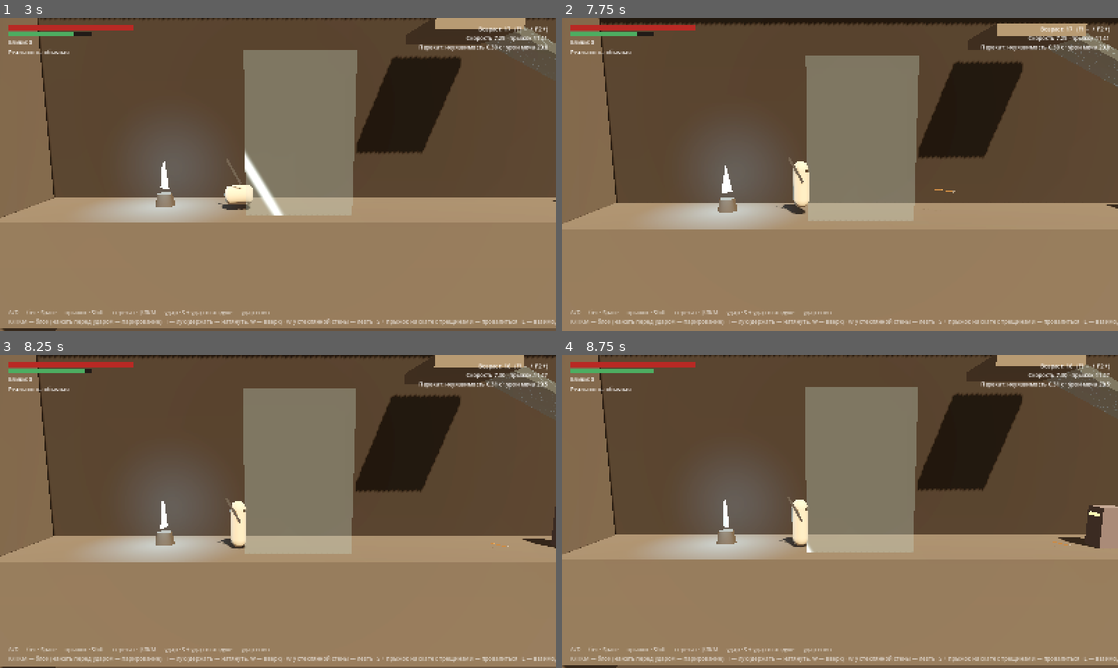
Above: before the commit, frames 1-4 (two rows, left to right).
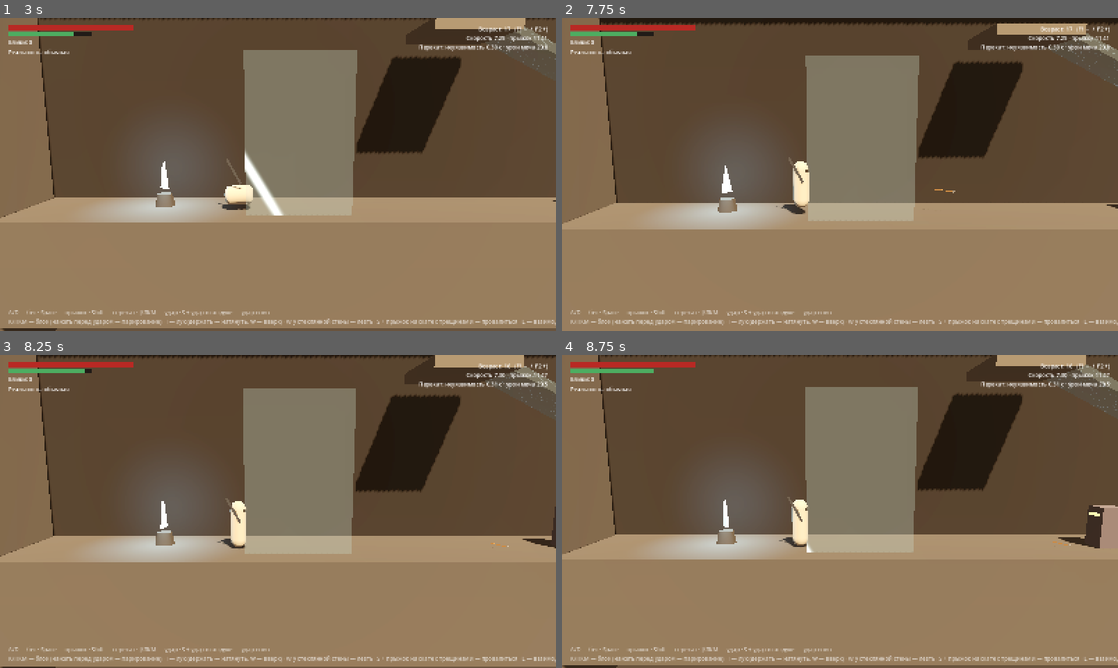
Above: after the commit, the same moments.

Repository: lSiool/mirror_souls
Game: Godot game, scene res://main.tscn
Same seed, same stepped clock (60 frames per second), same inputs: the game is played once before the commit and once after it.
Inputs:
- Up to frame 1 (3 s): hold D (move_right) 0.53-1.28 s; tap J (attack) at 0.6 s; tap Space (jump) at 0.77, 1.52 s; hold F1 (debug_age_down) 1.28-2.03 s; tap K (block) at 1.35 s; hold D (move_right) 2.03-2.78 s; tap E (interact) at 2.1 s; hold F2 (debug_age_up) from 2.78 s (still down); tap Shift (roll) at 2.85 s
- Up to frame 2 (7.75 s): tap Space (jump) at 3.02, 3.77, 4.52, 6.02, 6.77, 7.52 s; release F2 (debug_age_up) at 3.53 s; hold I (shoot) 3.53-4.28 s; hold A (move_left) 3.53-5.03 s; tap J (attack) at 4.35 s; hold F1 (debug_age_down) 5.03-5.78 s; hold K (block) 5.03-5.78 s; hold D (move_right) 5.78-6.53 s; tap E (interact) at 5.85 s; hold F2 (debug_age_up) 6.53-7.28 s; tap Shift (roll) at 6.6 s; hold D (move_right) from 7.28 s (still down); tap I (shoot) at 7.35 s
- Up to frame 3 (8.25 s): release D (move_right) at 8.03 s; hold F1 (debug_age_down) from 8.03 s (still down); tap J (attack) at 8.1 s
- Up to frame 4 (8.75 s): keep holding F1 (debug_age_down)

Frame 1 is identical in both runs. In frame 2, less than 0.1% of the frame differs, in the area x 8-95%, y 5-63%; in frame 3, less than 0.1%; in frame 4, less than 0.1%.

Commit message:
feat: chandelier, ice stalactite, arrow board and ceiling crawler in room 001
Co-Authored-By: Claude Opus 5.5 <noreply@anthropic.com>
Claude-Session: https://claude.ai/code/session_01Fv2qucwL9WcP8G16QQ3Bmc

Diff:
--- a/world/rooms/room_001.tscn
+++ b/world/rooms/room_001.tscn
@@ -10,6 +10,7 @@
 [ext_resource type="PackedScene" path="res://actors/enemies/dummy.tscn" id="8_dummy"]
 [ext_resource type="PackedScene" path="res://world/hazards/spikes.tscn" id="9_spikes"]
 [ext_resource type="PackedScene" path="res://actors/enemies/glass_crawler.tscn" id="10_crawler"]
+[ext_resource type="Script" path="res://world/props/hanging_prop.gd" id="11_hanging"]
 
 [sub_resource type="StandardMaterial3D" id="Mat_stone"]
 albedo_color = Color(0.36, 0.35, 0.34, 1)
@@ -22,6 +23,10 @@
 [sub_resource type="StandardMaterial3D" id="Mat_back"]
 albedo_color = Color(0.17, 0.16, 0.16, 1)
 roughness = 1.0
+
+[sub_resource type="StandardMaterial3D" id="Mat_wood"]
+albedo_color = Color(0.5, 0.34, 0.2, 1)
+roughness = 0.85
 
 [sub_resource type="Resource" id="FlipX_main"]
 script = ExtResource("5_flip")
@@ -95,6 +100,18 @@
 use_collision = true
 size = Vector3(2.5, 0.4, 3)
 material = SubResource("Mat_platform")
+
+[node name="ArrowBoard" type="CSGBox3D" parent="Geometry" groups=["arrow_soft"]]
+position = Vector3(23.85, 3, 0)
+use_collision = true
+size = Vector3(0.3, 4.4, 2)
+material = SubResource("Mat_wood")
+
+[node name="SecretLedge" type="CSGBox3D" parent="Geometry"]
+position = Vector3(20.1, 3.4, 0.2)
+use_collision = true
+size = Vector3(2.2, 0.4, 1.6)
+material = SubResource("Mat_wood")
 
 [node name="BackWall" type="CSGBox3D" parent="Geometry"]
 position = Vector3(0, 4, -2.5)
@@ -183,6 +200,30 @@
 non_lethal = true
 source_glass = NodePath("../../Glass/NicheGlassMurky")
 
+[node name="SecretChest" parent="Objects" groups=["normal_only"] instance=ExtResource("7_chest")]
+position = Vector3(20.1, 3.6, 0)
+reward = 80
+flag_id = &"room_001_secret_chest"
+
+[node name="Chandelier" type="Node3D" parent="Objects"]
+position = Vector3(11, 9, 0)
+script = ExtResource("11_hanging")
+rope_length = 4.0
+
+[node name="IceStalactite" type="Node3D" parent="Objects" groups=["mirror_only"]]
+position = Vector3(6, 13, 0)
+script = ExtResource("11_hanging")
+kind = 1
+matter = 1
+hits_required = 1
+rope_length = 0.0
+size = Vector2(0.9, 2.6)
+becomes_platform = false
+
+[node name="CeilingCrawler" parent="Objects" groups=["normal_only"] instance=ExtResource("10_crawler")]
+position = Vector3(22.5, 12, 0)
+ceiling_hang = true
+
 [node name="Spikes" parent="Objects" instance=ExtResource("9_spikes")]
 position = Vector3(11, -3, 0)
 width = 3.8
Not shown: 1 places in world/rooms/room_001.tscn that only renumber resources
